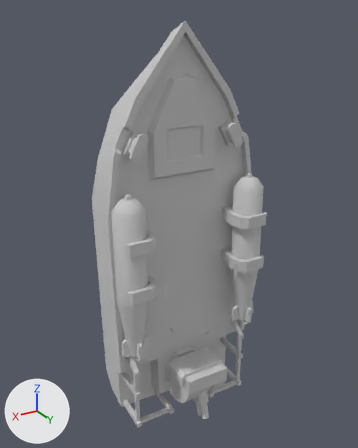
Renders of the FBX model Assets/Scenes/Models/Boat1_R_M.fbx from each side of a commit.
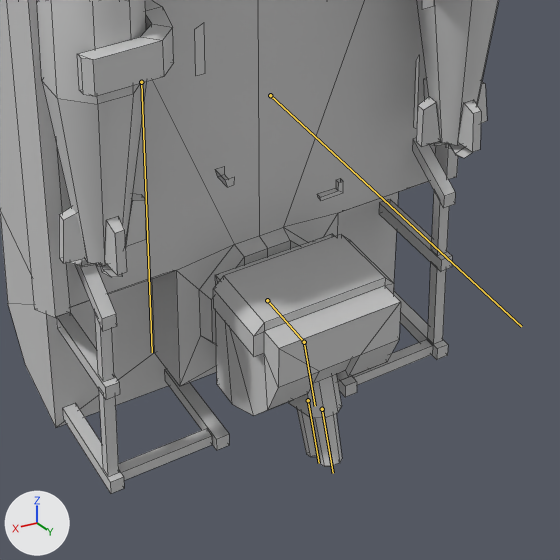
There are two pictures of each version: one whole from a 50 mm camera at (15.5, 28.9, 13.9) aimed at (-0.5, 2.3, 0.5), one close up on the part from 29% to 77% of the width and 62% to 100% of the height. Arrows for +X, +Y and +Z are at lower left; the lights stay in place. Both versions are drawn at frame 135 of the action 'Take 001'; the numbers are the values there. The bones that bend it are drawn over the model as lines in the close-ups. The close-ups show mesh edges as thin lines.

Names of what the first close-up shows: 'Boat1_R_mesh'.
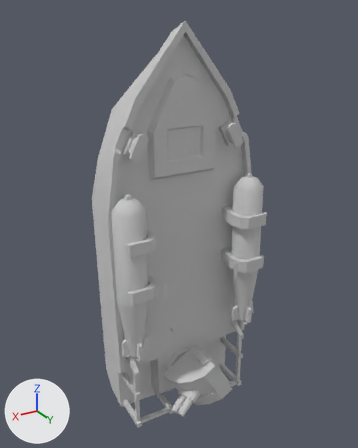
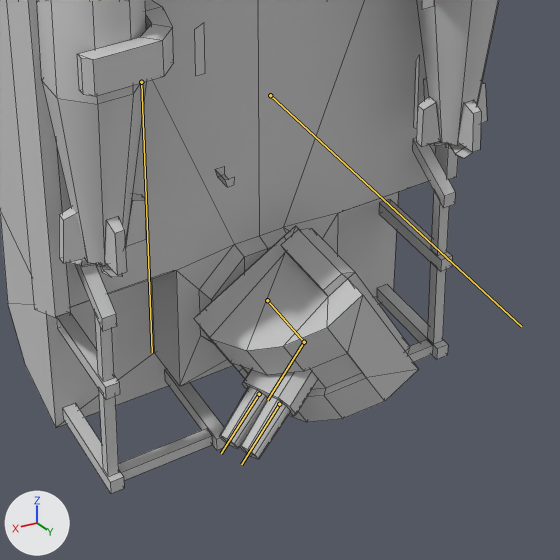
Changed parts and their boxes (x1, y1, x2, y2) in the close-ups (560 x 560 px):
```json
{"object": "Boat1_R_mesh", "change": "posed", "before": [0, 0, 499, 494], "after": [0, 0, 499, 494]}
```

Scene script edits in JSON lines:
```json
{"block": "bone_bone_screw", "where": "bone_bone_screw = bpy.data.objects['Boat1_R'].pose.bones['Bone_Screw']  # child of 'Root'"}
{"op": "set", "path": "bone_bone_screw.rotation_quaternion", "old": "(0.516, 0.0, -0.576, 0.0)", "new": "(-0.94, 0.0, -0.342, 0.0)", "note": "degrees (0, -96, 0) -> degrees (0, 40, 0)"}
{"block": "bone_bone_turret", "where": "bone_bone_turret = bpy.data.objects['Boat1_R'].pose.bones['Bone_Turret']  # child of 'Root'"}
{"op": "set", "path": "bone_bone_turret.rotation_quaternion", "old": "(1.0, 0.0, -0.003, 0.0)", "new": "(0.867, 0.0, -0.499, 0.0)", "note": "degrees (0, 0, 0) -> degrees (0, -60, 0)"}
```
